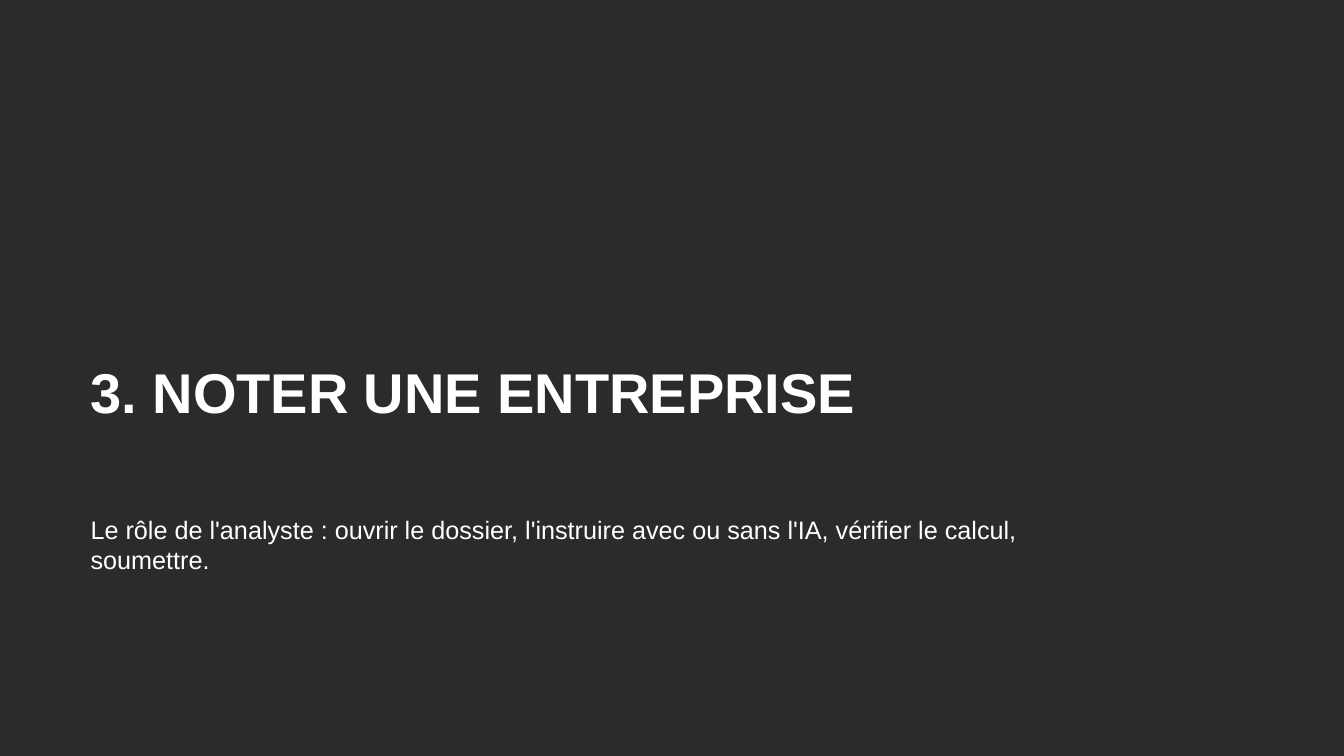
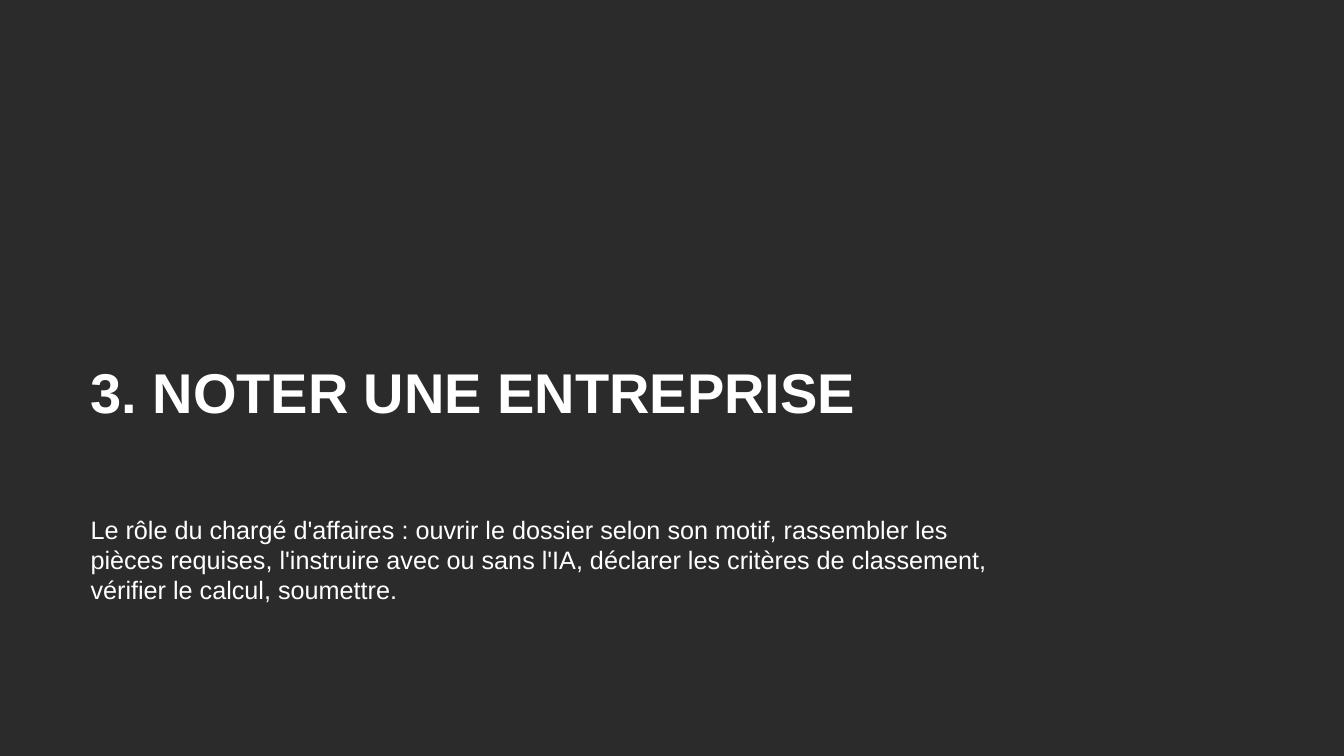
Before and after one commit to tariqeddoumi/Entreprise-scoring-cl, a slide deck: slide 23 of docs/guides/Guide_utilisateur_outil_notation.pptx (slide 15 before the commit). Drawn at 1344x756 pixels with LibreOffice and Linux fonts; fonts in the diff are those of the drawing; background and template pictures are left out; a plain dark background stands for a picture behind light text. Boxes give left, top, right and bottom in pixels: in the first picture for what was removed or moved away, otherwise in the second. Text is boxed around its words. In the diff, an @@ line names an element or a change of style, - is before the commit and + after.

```diff
--- a/docs/guides/Guide_utilisateur_outil_notation.pptx
+++ b/docs/guides/Guide_utilisateur_outil_notation.pptx
@@ text at (91,520,986,602): text changed @@
-Le rôle de l'analyste : ouvrir le dossier, l'instruire avec ou sans l'IA, vérifier le calcul, soumettre.
+Le rôle du chargé d'affaires : ouvrir le dossier selon son motif, rassembler les pièces requises, l'instruire avec ou sans l'IA, déclarer les critères de classement, vérifier le calcul, soumettre.
```
Also in this commit, not shown: 14 other slides changed, 24 slides added, 1 other file.
